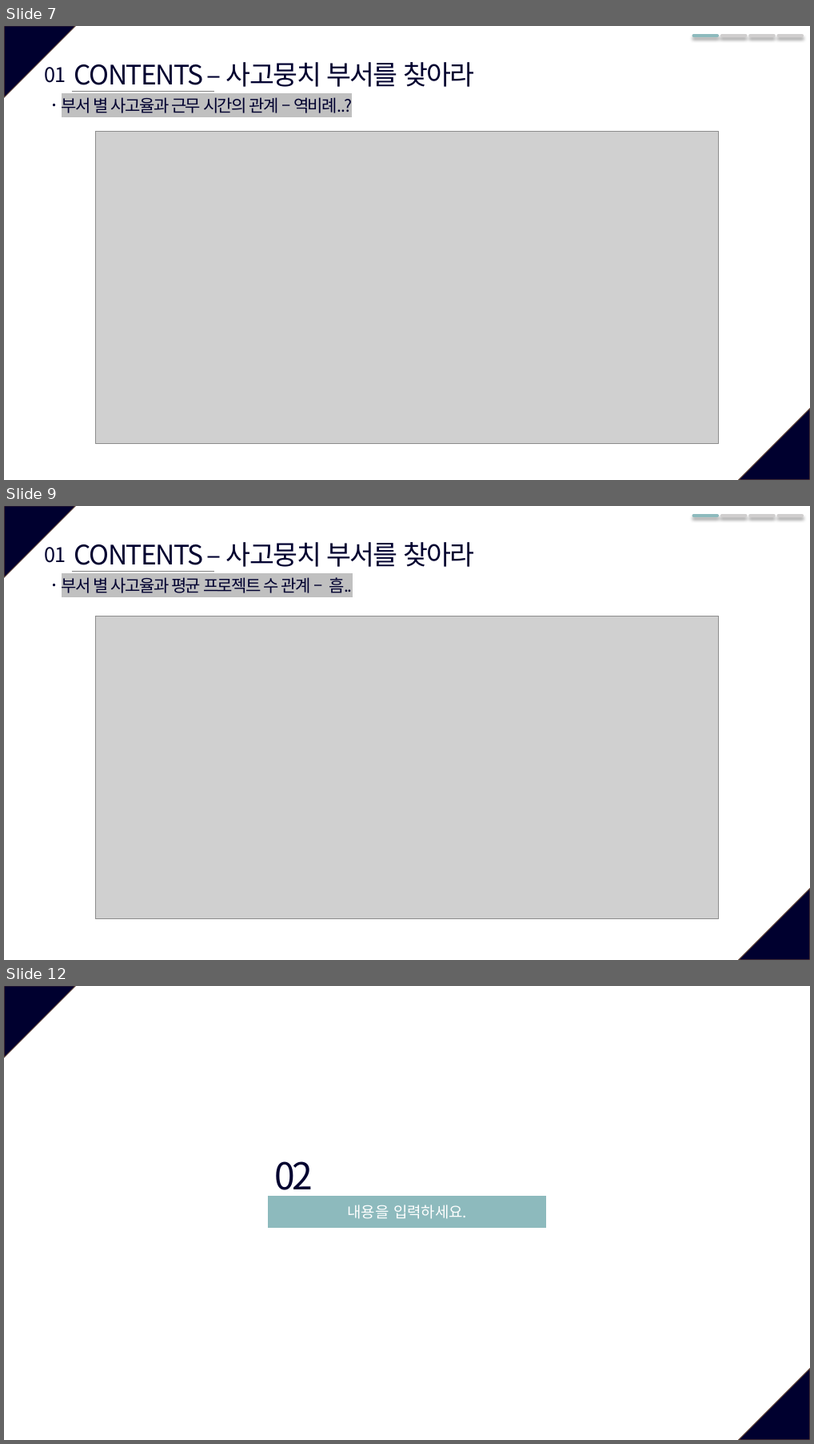
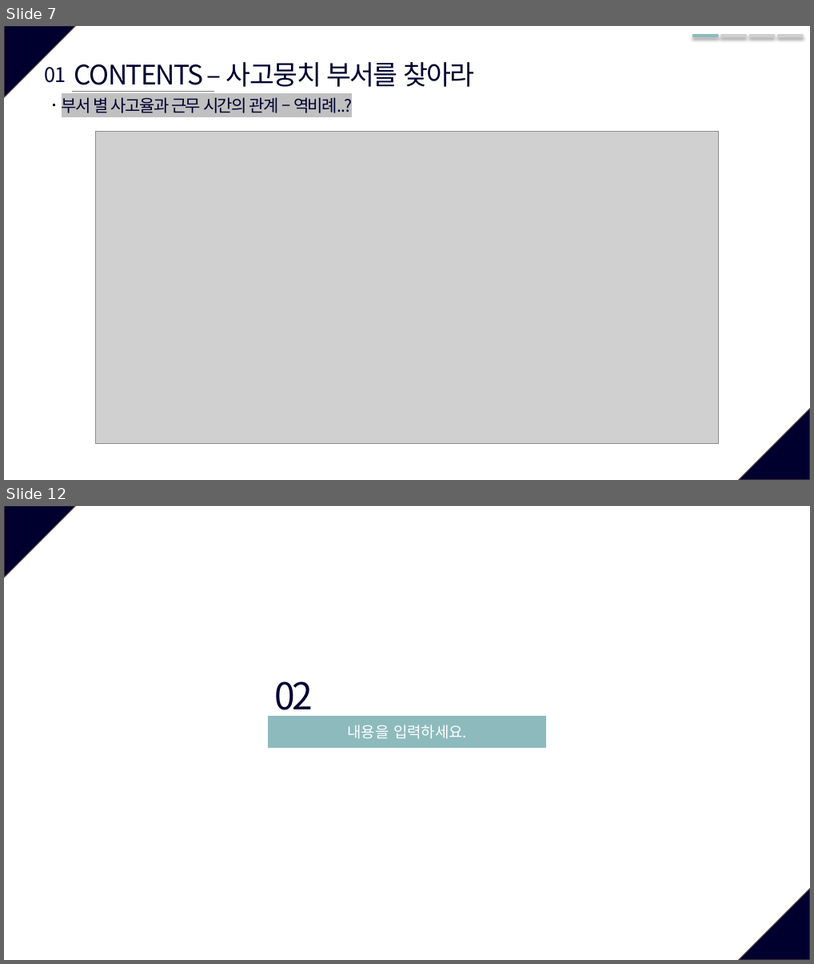
Before and after one commit to JxxHxxx/Ubion-Mini-Project-HR-Analysis, a slide deck: 데이터분석은위대하다.pptx. Shown one above the other, each under a label of ours: slides 7, 9 and 12 before the commit, slides 7 and 12 after it; the slides between them are not shown. The pictures are 814x1444 and 814x964 pixels, drawn with LibreOffice and Linux fonts; fonts in the diff are those of the drawing; grey boxes stand for pictures. Boxes give left, top, right and bottom in pixels: in the first picture for what was removed or moved away, otherwise in the second. Text is boxed around its words. In the diff, an @@ line names an element or a change of style, - is before the commit and + after.

```diff
--- a/데이터분석은위대하다.pptx
+++ b/데이터분석은위대하다.pptx
@@ slide 9 removed at (4, 506, 810, 960), background #FFFFFF; not listed: 2 template elements that a slide beside it also shows @@
@@ line removed from (694, 516) to (718, 516) @@
@@ line removed from (722, 516) to (746, 516) @@
@@ line removed from (750, 516) to (774, 516) @@
@@ line removed from (779, 516) to (802, 516) @@
@@ text removed at (45, 547, 66, 563) @@
-01.
@@ text removed at (74, 542, 475, 572) @@
-CONTENTS – 사고뭉치 부서를 찾아라
@@ text removed at (62, 577, 352, 593) @@
-부서 별 사고율과 평균 프로젝트 수 관계 – 흠..
@@ line removed from (72, 572) to (214, 572) @@
@@ picture removed at (95, 616, 719, 919) @@
```
Also in this commit, not shown: 2 slides changed, 2 slides added, 1 other slide removed.
